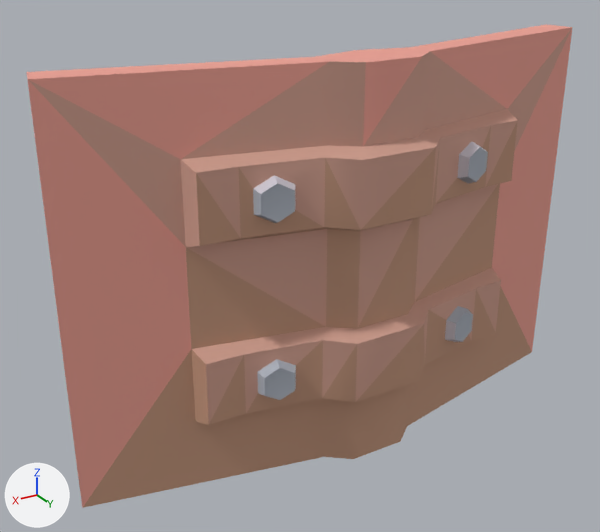
What one commit did to the glTF model example_game/world/props/spellbook-open.prop/model.glb.
Rendered twice from a camera (50 mm lens) standing at (0.47, 0.684, 0.532) and looking at (0.047, -0.021, 0.18). Every picture has the same lights, and +X, +Y and +Z are marked at lower left. The older version comes first. Vertices at exactly the same position are counted once.

In view in the first picture: 'model'.
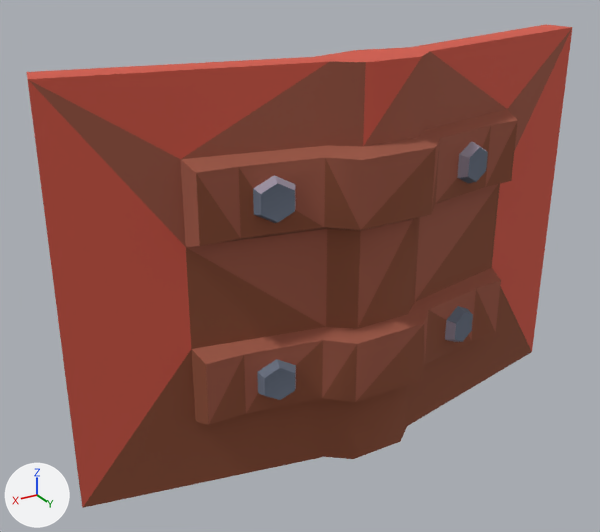
What differs and where, as boxes (x1, y1, x2, y2) in the pictures (600 x 532 px):
part 1 of me_model, recoloured (darker): (26, 24, 573, 508) in both
part 2 of me_model, recoloured: (253, 147, 488, 400) in both
part 3 of me_model, recoloured: (253, 141, 486, 389) in both

The change, as a list of edits to the scene's bpy script:
```text
Change me_model:
    where me_model.from_pydata(...)  # 148 vertices, 292 faces; spans x -0.311..0.311, y -0.083..0.083, z -0.02..0.407
    used by ob_model
    me_model part 1: 196 faces centred in x -0.308..0.308, y -0.04..0.083, z -0.02..0.407 are repainted in the vertex colours; the middle colour goes from beige #c2967d to brown #8a4d35
    me_model part 2: 48 faces centred in x -0.136..0.136, y 0.051..0.063, z 0.089..0.298 are repainted in the vertex colours; the middle colour goes from grey #adb3be to greyish blue #6a7384
    me_model part 3: 48 faces centred in x -0.276..0.276, y -0.069..0.062, z -0.001..0.387 are repainted in the vertex colours; the middle colour goes from light grey #d5d4dc to grey #a9aab7
```
